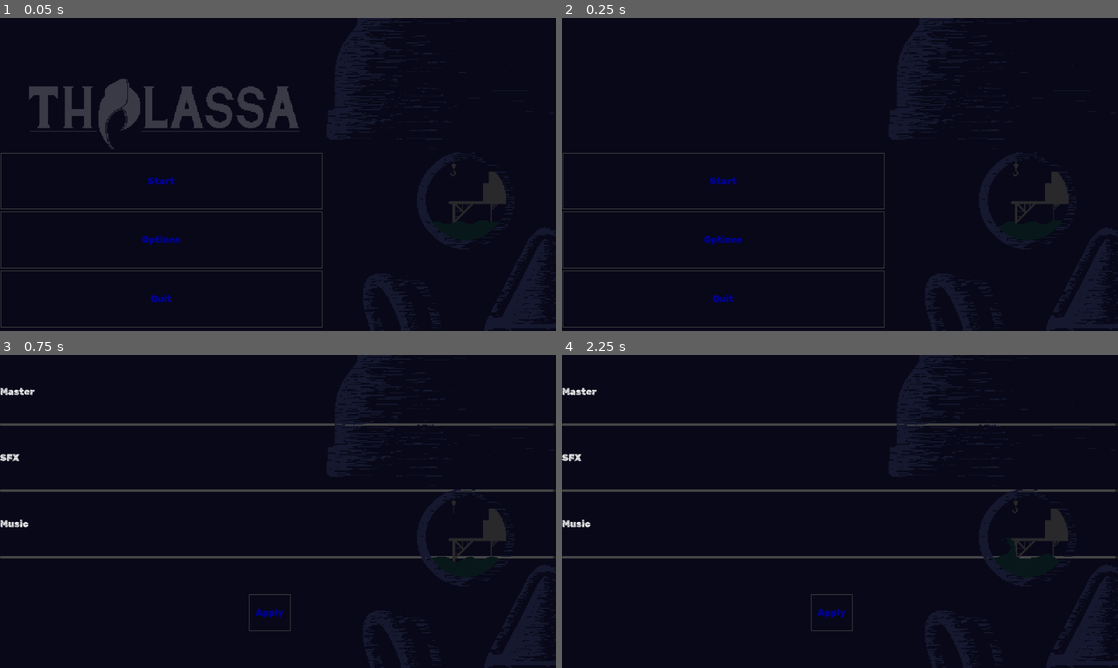
Above: before the commit, frames 1-4 (two rows, left to right).
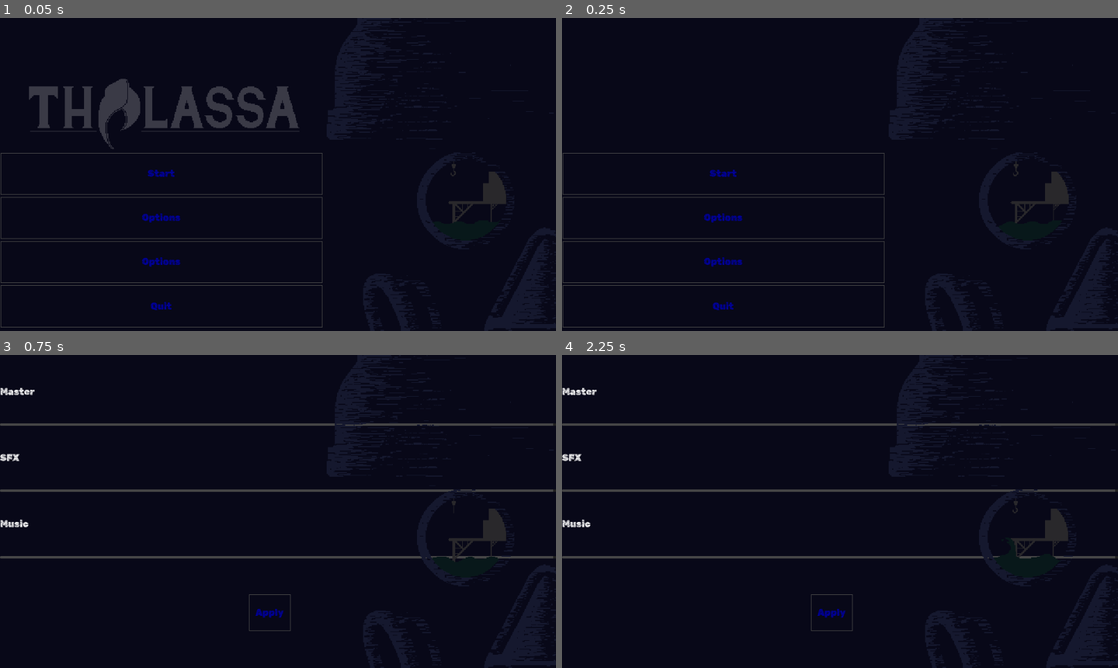
Above: after the commit, the same moments.

Repository: Fulgurata/Antibody
Game: Godot game, scene res://scenes/menus/main_menu/main_menu.tscn
The game is run twice, just before and just after one commit, with the same random seed, the same clock (stepped at 60 frames per second) and the same inputs. Sound files missing from this copy of the repository are replaced by a short silence.
Inputs:
- Up to frame 1 (0.05 s): no input
- Up to frame 2 (0.25 s): no input
- Up to frame 3 (0.75 s): click "Options" at 0.5 s
- Up to frame 4 (2.25 s): click "Apply" at 1.25 s; click "Options" at 2 s

The runs differ from the first frame. In frame 1, 1.9% of the frame differs, in the area x 0-58%, y 48-94%; in frame 2, 1.9%; in frame 3, nothing differs; in frame 4, nothing differs.

Commit message:
added controls scene
controls menu added

Diff:
--- a/scenes/menus/main_menu/MinimalUI.tres
+++ b/scenes/menus/main_menu/MinimalUI.tres
@@ -39,6 +39,86 @@
 cache/0/16/0/underline_thickness = 0.0
 cache/0/16/0/scale = 1.0
 cache/0/16/0/kerning_overrides/16/0 = Vector2(0, 0)
+cache/0/11/0/ascent = 0.0
+cache/0/11/0/descent = 0.0
+cache/0/11/0/underline_position = 0.0
+cache/0/11/0/underline_thickness = 0.0
+cache/0/11/0/scale = 1.0
+cache/0/100/0/ascent = 0.0
+cache/0/100/0/descent = 0.0
+cache/0/100/0/underline_position = 0.0
+cache/0/100/0/underline_thickness = 0.0
+cache/0/100/0/scale = 1.0
+cache/0/60/0/ascent = 0.0
+cache/0/60/0/descent = 0.0
+cache/0/60/0/underline_position = 0.0
+cache/0/60/0/underline_thickness = 0.0
+cache/0/60/0/scale = 1.0
+cache/0/40/0/ascent = 0.0
+cache/0/40/0/descent = 0.0
+cache/0/40/0/underline_position = 0.0
+cache/0/40/0/underline_thickness = 0.0
+cache/0/40/0/scale = 1.0
+cache/0/20/0/ascent = 0.0
+cache/0/20/0/descent = 0.0
+cache/0/20/0/underline_position = 0.0
+cache/0/20/0/underline_thickness = 0.0
+cache/0/20/0/scale = 1.0
+cache/0/5/0/ascent = 0.0
+cache/0/5/0/descent = 0.0
+cache/0/5/0/underline_position = 0.0
+cache/0/5/0/underline_thickness = 0.0
+cache/0/5/0/scale = 1.0
+cache/0/1/0/ascent = 0.0
+cache/0/1/0/descent = 0.0
+cache/0/1/0/underline_position = 0.0
+cache/0/1/0/underline_thickness = 0.0
+cache/0/1/0/scale = 1.0
+cache/0/31/0/ascent = 0.0
+cache/0/31/0/descent = 0.0
+cache/0/31/0/underline_position = 0.0
+cache/0/31/0/underline_thickness = 0.0
+cache/0/31/0/scale = 1.0
+cache/0/36/0/ascent = 0.0
+cache/0/36/0/descent = 0.0
+cache/0/36/0/underline_position = 0.0
+cache/0/36/0/underline_thickness = 0.0
+cache/0/36/0/scale = 1.0
+cache/0/41/0/ascent = 0.0
+cache/0/41/0/descent = 0.0
+cache/0/41/0/underline_position = 0.0
+cache/0/41/0/underline_thickness = 0.0
+cache/0/41/0/scale = 1.0
+cache/0/51/0/ascent = 0.0
+cache/0/51/0/descent = 0.0
+cache/0/51/0/underline_position = 0.0
+cache/0/51/0/underline_thickness = 0.0
+cache/0/51/0/scale = 1.0
+cache/0/56/0/ascent = 0.0
+cache/0/56/0/descent = 0.0
+cache/0/56/0/underline_position = 0.0
+cache/0/56/0/underline_thickness = 0.0
+cache/0/56/0/scale = 1.0
+cache/0/61/0/ascent = 0.0
+cache/0/61/0/descent = 0.0
+cache/0/61/0/underline_position = 0.0
+cache/0/61/0/underline_thickness = 0.0
+cache/0/61/0/scale = 1.0
+cache/0/66/0/ascent = 0.0
+cache/0/66/0/descent = 0.0
+cache/0/66/0/underline_position = 0.0
+cache/0/66/0/underline_thickness = 0.0
+cache/0/66/0/scale = 1.0
+cache/0/46/0/ascent = 0.0
+cache/0/46/0/descent = 0.0
+cache/0/46/0/underline_position = 0.0
+cache/0/46/0/underline_thickness = 0.0
+cache/0/46/0/scale = 1.0
+cache/0/26/0/ascent = 0.0
+cache/0/26/0/descent = 0.0
+cache/0/26/0/underline_position = 0.0
+cache/0/26/0/underline_thickness = 0.0
+cache/0/26/0/scale = 1.0
 
 [sub_resource type="AtlasTexture" id="22"]
 region = Rect2(37, 111, 18, 18)
--- /dev/null
+++ b/scenes/menus/main_menu/controls.tscn
@@ -0,0 +1,66 @@
+[gd_scene load_steps=3 format=3 uid="uid://ck7vrjiapkhej"]
+
+[ext_resource type="Script" path="res://scripts/menus/controls.gd" id="1_ej22m"]
+[ext_resource type="Theme" uid="uid://r0arfda4w37d" path="res://scenes/menus/main_menu/MinimalUI.tres" id="1_kn2p2"]
+
+[node name="Controls" type="Control"]
+layout_mode = 3
+anchors_preset = 15
+anchor_right = 1.0
+anchor_bottom = 1.0
+grow_horizontal = 2
+grow_vertical = 2
+script = ExtResource("1_ej22m")
+
+[node name="VBoxContainer" type="VBoxContainer" parent="."]
+layout_mode = 1
+anchors_preset = 8
+anchor_left = 0.5
+anchor_top = 0.5
+anchor_right = 0.5
+anchor_bottom = 0.5
+offset_left = -485.0
+offset_top = -271.0
+offset_right = 483.0
+offset_bottom = 269.0
+grow_horizontal = 2
+grow_vertical = 2
+theme = ExtResource("1_kn2p2")
+
+[node name="Player" type="Label" parent="VBoxContainer"]
+layout_mode = 2
+theme = ExtResource("1_kn2p2")
+theme_override_font_sizes/font_size = 56
+text = "Player Controls"
+
+[node name="control_layout" type="Label" parent="VBoxContainer"]
+layout_mode = 2
+theme = ExtResource("1_kn2p2")
+theme_override_font_sizes/font_size = 41
+text = "WASD - move
+
+Left Click - Shoot
+
+Space Bar - throw knife
+
+Q - drop flare"
+horizontal_alignment = 1
+vertical_alignment = 1
+
+[node name="Back" type="Button" parent="."]
+layout_mode = 1
+anchors_preset = 7
+anchor_left = 0.5
+anchor_top = 1.0
+anchor_right = 0.5
+anchor_bottom = 1.0
+offset_left = -33.5
+offset_top = -126.0
+offset_right = 33.5
+offset_bottom = -86.0
+grow_horizontal = 2
+grow_vertical = 0
+theme = ExtResource("1_kn2p2")
+text = "Back"
+
+[connection signal="pressed" from="Back" to="." method="_on_back_pressed"]
--- a/scenes/menus/main_menu/main_menu.tscn
+++ b/scenes/menus/main_menu/main_menu.tscn
@@ -29,6 +29,7 @@
 offset_bottom = 534.0
 grow_vertical = 2
 theme = ExtResource("3_4b2a0")
+metadata/_edit_use_anchors_ = true
 
 [node name="Start" type="Button" parent="Main_Button_Container"]
 layout_mode = 2
@@ -36,6 +37,11 @@
 text = "Start"
 
 [node name="Options" type="Button" parent="Main_Button_Container"]
+layout_mode = 2
+size_flags_vertical = 3
+text = "Options"
+
+[node name="Controls" type="Button" parent="Main_Button_Container"]
 layout_mode = 2
 size_flags_vertical = 3
 text = "Options"
@@ -64,6 +70,7 @@
 
 [connection signal="pressed" from="Main_Button_Container/Start" to="." method="_on_start_pressed"]
 [connection signal="pressed" from="Main_Button_Container/Options" to="." method="_on_options_pressed"]
+[connection signal="pressed" from="Main_Button_Container/Controls" to="." method="_on_options_pressed"]
 [connection signal="pressed" from="Main_Button_Container/Quit" to="." method="_on_quit_pressed"]
 [connection signal="timeout" from="Fade_Transition/Fade_Timer" to="." method="_on_fade_timer_timeout"]
 
--- /dev/null
+++ b/scripts/menus/controls.gd
@@ -0,0 +1,7 @@
+extends Control
+
+
+
+
+
+func _on_back_pressed() -> void:
